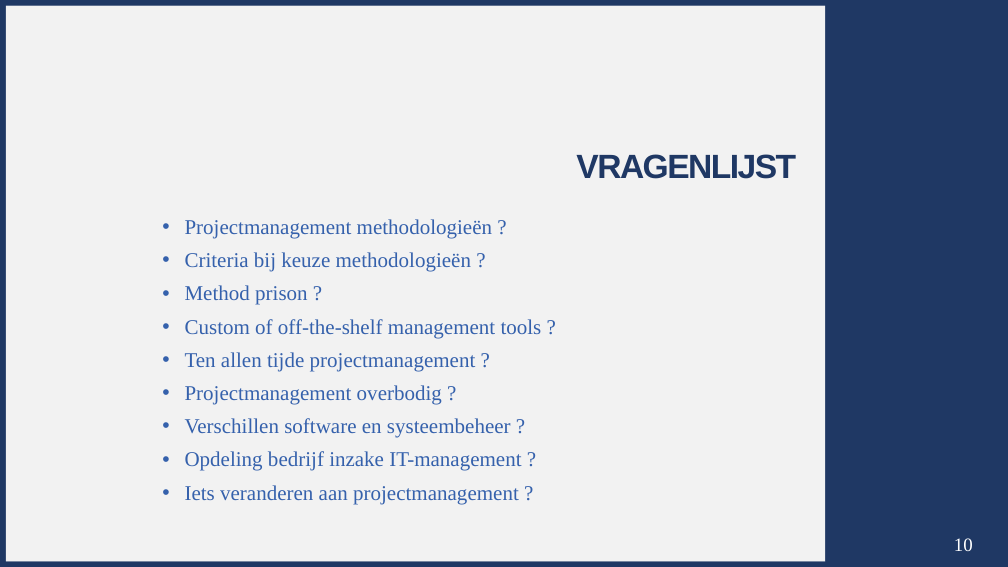
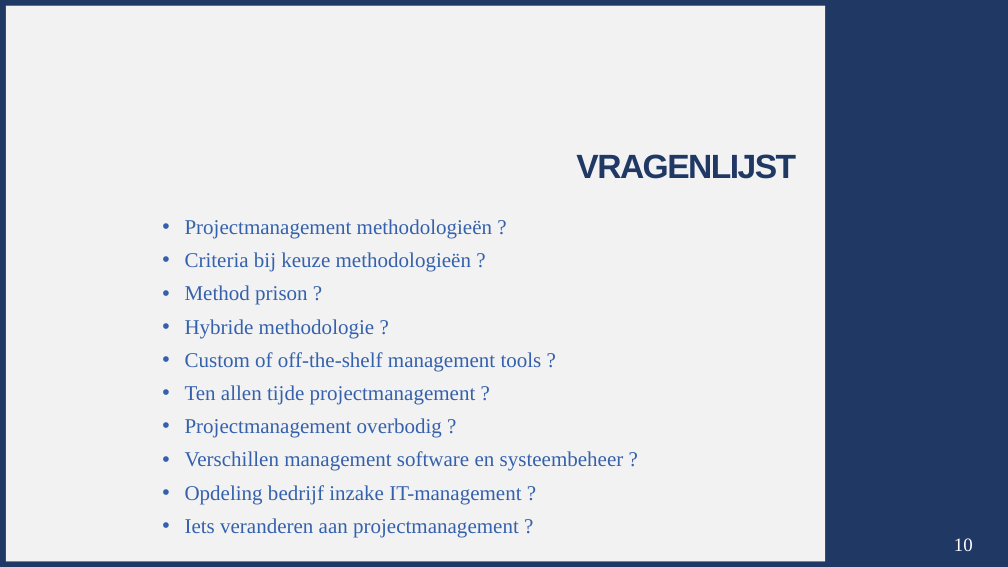
Before and after one commit to cdenoo/Analyse3Case, a slide deck: slide 10 of Paper/Presentatie.pptx. Drawn at 1008x567 pixels with LibreOffice and Linux fonts; fonts in the diff are those of the drawing. Boxes give left, top, right and bottom in pixels: in the first picture for what was removed or moved away, otherwise in the second. Text is boxed around its words. In the diff, an @@ line names an element or a change of style, - is before the commit and + after.

```diff
--- a/Paper/Presentatie.pptx
+++ b/Paper/Presentatie.pptx
@@ text at (185, 319, 375, 338): paragraph added @@
+• Hybride methodologie ?
@@ text at (185, 451, 624, 471): text changed @@
-• Verschillen software en systeembeheer ?
+• Verschillen management software en systeembeheer ?
```
